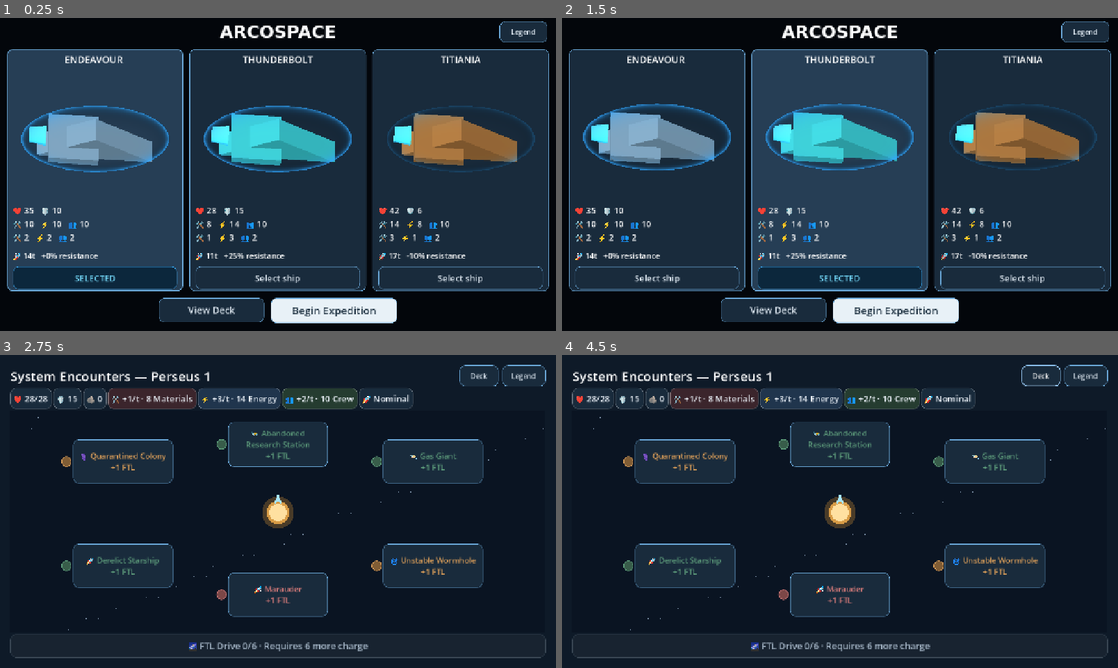
Above: before the commit, frames 1-4 (two rows, left to right).
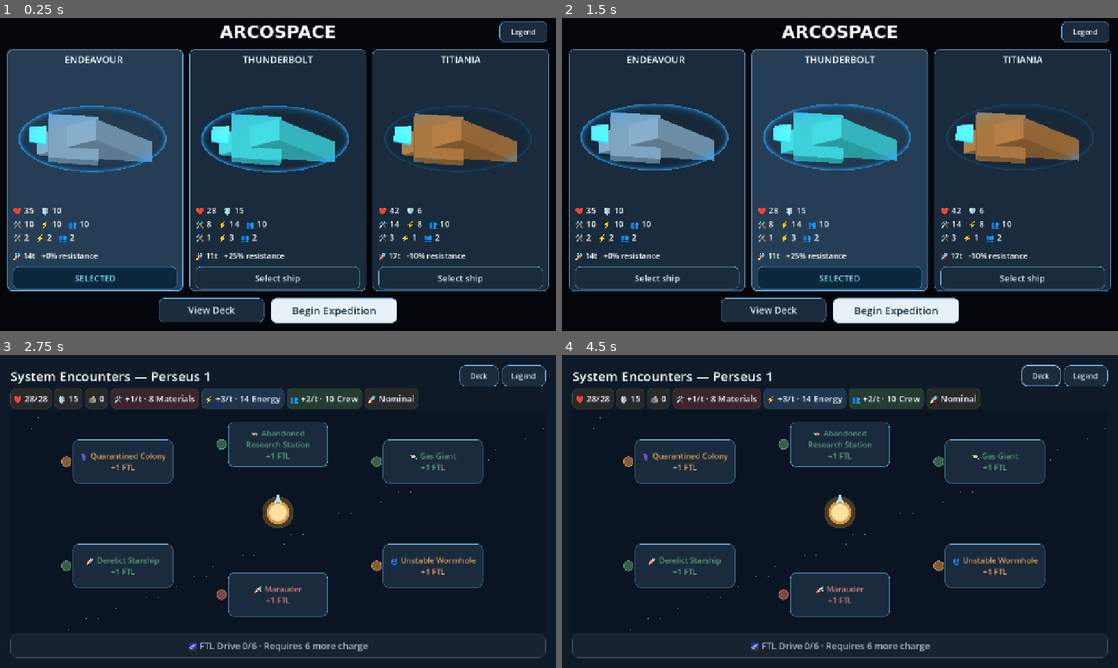
Above: after the commit, the same moments.

Repository: RPGMaster2000/arcospace
Game: Godot game, scene res://scenes/battle_setup.tscn
The game is run twice, just before and just after one commit, with the same random seed, the same clock (stepped at 60 frames per second) and the same inputs.
Inputs:
- Up to frame 1 (0.25 s): no input
- Up to frame 2 (1.5 s): click "SELECTED" at 0.5 s; click "Select ship" at 1.25 s
- Up to frame 3 (2.75 s): click "Begin Expedition" at 2 s
- Up to frame 4 (4.5 s): click "Deck" at 2.75 s; click "Name" at 3.5 s; click "Legend" at 4.25 s

The runs differ from the first frame. In frame 1, 1.2% of the frame differs, in the area x 3-97%, y 28-50%; in frame 2, 1.2%; in frame 3, 1.3%, in the area x 1-76%, y 10-18%; in frame 4, 1.3%.

Commit message:
Changed animation timings and minor resource bar spacings

Diff:
--- a/scenes/battle_setup.tscn
+++ b/scenes/battle_setup.tscn
@@ -1,13 +1,14 @@
-[gd_scene load_steps=4 format=3]
-
-[ext_resource type="Script" path="res://scripts/battle_setup.gd" id="Script"]
+[gd_scene format=3 uid="uid://c17e3yd44pvcy"]
+
+[ext_resource type="Script" uid="uid://fdpmmse6e0lv" path="res://scripts/battle_setup.gd" id="Script"]
+
 [sub_resource type="SystemFont" id="LogoFont"]
 font_names = PackedStringArray("Eurostile", "Microgramma", "Bank Gothic", "DejaVu Sans")
 font_weight = 800
 font_stretch = 150
 
 [sub_resource type="StyleBoxFlat" id="Panel"]
-bg_color = Color(0.035, 0.065, 0.10, 0.96)
+bg_color = Color(0.035, 0.065, 0.1, 0.96)
 border_width_left = 1
 border_width_top = 1
 border_width_right = 1
@@ -15,10 +16,10 @@
 border_color = Color(0.25, 0.43, 0.52, 1)
 corner_radius_top_left = 8
 corner_radius_top_right = 8
+corner_radius_bottom_right = 8
 corner_radius_bottom_left = 8
-corner_radius_bottom_right = 8
-
-[node name="BattleSetup" type="Control"]
+
+[node name="BattleSetup" type="Control" unique_id=659538352]
 layout_mode = 3
 anchors_preset = 15
 anchor_right = 1.0
@@ -27,63 +28,60 @@
 grow_vertical = 2
 script = ExtResource("Script")
 
-[node name="Background" type="ColorRect" parent="."]
+[node name="Background" type="ColorRect" parent="." unique_id=1442137473]
+layout_mode = 1
+anchors_preset = 15
 anchor_right = 1.0
 anchor_bottom = 1.0
+mouse_filter = 2
 color = Color(0.012, 0.025, 0.045, 1)
-mouse_filter = 2
-
-[node name="Logo" type="Label" parent="."]
+
+[node name="Logo" type="Label" parent="." unique_id=1857299661]
+layout_mode = 0
 anchor_left = 0.5
 anchor_right = 0.5
 offset_left = -400.0
+offset_top = 10.0
 offset_right = 400.0
-offset_top = 10.0
 offset_bottom = 65.0
 theme_override_fonts/font = SubResource("LogoFont")
 theme_override_font_sizes/font_size = 42
 text = "ARCOSPACE"
 horizontal_alignment = 1
 
-[node name="Instructions" type="Label" parent="."]
+[node name="Instructions" type="Label" parent="." unique_id=1592742564]
+visible = false
+layout_mode = 0
 anchor_left = 0.5
 anchor_right = 0.5
 offset_left = -600.0
+offset_top = 75.0
 offset_right = 600.0
-offset_top = 75.0
 offset_bottom = 140.0
 theme_override_font_sizes/font_size = 19
 text = "Spend Materials, Energy and Crew to play cards. Production supplies resources each turn.
 Shields absorb damage before Hull. Destroy the enemy or charge FTL to escape and win."
 horizontal_alignment = 1
 
-[node name="Ships" type="HBoxContainer" parent="."]
+[node name="Ships" type="HBoxContainer" parent="." unique_id=740001018]
+layout_mode = 1
+anchors_preset = 5
 anchor_left = 0.5
 anchor_right = 0.5
 offset_left = -610.0
+offset_top = 80.0
 offset_right = 610.0
-offset_top = 155.0
-offset_bottom = 635.0
+offset_bottom = 560.00024
 theme_override_constants/separation = 14
 
-[node name="Start" type="Button" parent="."]
-anchor_left = 0.5
-anchor_right = 0.5
-anchor_top = 1.0
-anchor_bottom = 1.0
-offset_left = -145.0
-offset_right = 145.0
-offset_top = -65.0
-offset_bottom = -15.0
-theme_override_font_sizes/font_size = 24
-text = "Begin Expedition"
-
-[node name="Ship0" type="Panel" parent="Ships"]
+[node name="Ship0" type="Panel" parent="Ships" unique_id=1314023955]
 custom_minimum_size = Vector2(397, 480)
+layout_mode = 2
 size_flags_horizontal = 3
 theme_override_styles/panel = SubResource("Panel")
 
-[node name="Name" type="Label" parent="Ships/Ship0"]
+[node name="Name" type="Label" parent="Ships/Ship0" unique_id=1273291625]
+layout_mode = 0
 offset_left = 12.0
 offset_top = 10.0
 offset_right = 385.0
@@ -92,32 +90,34 @@
 horizontal_alignment = 1
 autowrap_mode = 2
 
-[node name="Preview" type="SubViewportContainer" parent="Ships/Ship0"]
+[node name="Preview" type="SubViewportContainer" parent="Ships/Ship0" unique_id=458138161]
+layout_mode = 0
 offset_left = 14.0
 offset_top = 62.0
 offset_right = 383.0
 offset_bottom = 212.0
+mouse_filter = 2
 stretch = true
-mouse_filter = 2
-
-[node name="Viewport" type="SubViewport" parent="Ships/Ship0/Preview"]
-size = Vector2i(369, 150)
+
+[node name="Viewport" type="SubViewport" parent="Ships/Ship0/Preview" unique_id=693501517]
 own_world_3d = true
 transparent_bg = true
+handle_input_locally = false
+size = Vector2i(369, 150)
 render_target_update_mode = 4
 
-[node name="Camera" type="Camera3D" parent="Ships/Ship0/Preview/Viewport"]
-position = Vector3(0, 2.2, 8)
-rotation_degrees = Vector3(-15, 0, 0)
+[node name="Camera" type="Camera3D" parent="Ships/Ship0/Preview/Viewport" unique_id=503861268]
+transform = Transform3D(1, 0, 0, 0, 0.9659258, 0.25881904, 0, -0.25881904, 0.9659258, 0, 2.2, 8)
 projection = 1
+current = true
 size = 4.5
-current = true
-
-[node name="Light" type="DirectionalLight3D" parent="Ships/Ship0/Preview/Viewport"]
-rotation_degrees = Vector3(-40, -30, 0)
+
+[node name="Light" type="DirectionalLight3D" parent="Ships/Ship0/Preview/Viewport" unique_id=907161422]
+transform = Transform3D(0.8660254, 0.3213938, -0.38302222, 0, 0.76604444, 0.6427876, 0.5, -0.55667037, 0.66341394, 0, 0, 0)
 light_energy = 2.0
 
-[node name="Stats" type="Label" parent="Ships/Ship0"]
+[node name="Stats" type="Label" parent="Ships/Ship0" unique_id=1809020086]
+layout_mode = 0
 offset_left = 18.0
 offset_top = 224.0
 offset_right = 379.0
@@ -125,7 +125,8 @@
 theme_override_font_sizes/font_size = 18
 autowrap_mode = 2
 
-[node name="Summary" type="Label" parent="Ships/Ship0"]
+[node name="Summary" type="Label" parent="Ships/Ship0" unique_id=1822788154]
+layout_mode = 0
 offset_left = 18.0
 offset_top = 346.0
 offset_right = 379.0
@@ -133,7 +134,8 @@
 theme_override_font_sizes/font_size = 17
 autowrap_mode = 2
 
-[node name="Select" type="Button" parent="Ships/Ship0"]
+[node name="Select" type="Button" parent="Ships/Ship0" unique_id=1357504165]
+layout_mode = 0
 offset_left = 65.0
 offset_top = 422.0
 offset_right = 332.0
@@ -141,12 +143,14 @@
 theme_override_font_sizes/font_size = 20
 text = "Select ship"
 
-[node name="Ship1" type="Panel" parent="Ships"]
+[node name="Ship1" type="Panel" parent="Ships" unique_id=1588899749]
 custom_minimum_size = Vector2(397, 480)
+layout_mode = 2
 size_flags_horizontal = 3
 theme_override_styles/panel = SubResource("Panel")
 
-[node name="Name" type="Label" parent="Ships/Ship1"]
+[node name="Name" type="Label" parent="Ships/Ship1" unique_id=491245831]
+layout_mode = 0
 offset_left = 12.0
 offset_top = 10.0
 offset_right = 385.0
@@ -155,32 +159,34 @@
 horizontal_alignment = 1
 autowrap_mode = 2
 
-[node name="Preview" type="SubViewportContainer" parent="Ships/Ship1"]
+[node name="Preview" type="SubViewportContainer" parent="Ships/Ship1" unique_id=747136696]
+layout_mode = 0
 offset_left = 14.0
 offset_top = 62.0
 offset_right = 383.0
 offset_bottom = 212.0
+mouse_filter = 2
 stretch = true
-mouse_filter = 2
-
-[node name="Viewport" type="SubViewport" parent="Ships/Ship1/Preview"]
-size = Vector2i(369, 150)
+
+[node name="Viewport" type="SubViewport" parent="Ships/Ship1/Preview" unique_id=862956452]
 own_world_3d = true
 transparent_bg = true
+handle_input_locally = false
+size = Vector2i(369, 150)
 render_target_update_mode = 4
 
-[node name="Camera" type="Camera3D" parent="Ships/Ship1/Preview/Viewport"]
-position = Vector3(0, 2.2, 8)
-rotation_degrees = Vector3(-15, 0, 0)
+[node name="Camera" type="Camera3D" parent="Ships/Ship1/Preview/Viewport" unique_id=499537824]
+transform = Transform3D(1, 0, 0, 0, 0.9659258, 0.25881904, 0, -0.25881904, 0.9659258, 0, 2.2, 8)
 projection = 1
+current = true
 size = 4.5
-current = true
-
-[node name="Light" type="DirectionalLight3D" parent="Ships/Ship1/Preview/Viewport"]
-rotation_degrees = Vector3(-40, -30, 0)
+
+[node name="Light" type="DirectionalLight3D" parent="Ships/Ship1/Preview/Viewport" unique_id=1216846048]
+transform = Transform3D(0.8660254, 0.3213938, -0.38302222, 0, 0.76604444, 0.6427876, 0.5, -0.55667037, 0.66341394, 0, 0, 0)
 light_energy = 2.0
 
-[node name="Stats" type="Label" parent="Ships/Ship1"]
+[node name="Stats" type="Label" parent="Ships/Ship1" unique_id=1792113704]
+layout_mode = 0
 offset_left = 18.0
 offset_top = 224.0
 offset_right = 379.0
@@ -188,7 +194,8 @@
 theme_override_font_sizes/font_size = 18
 autowrap_mode = 2
 
-[node name="Summary" type="Label" parent="Ships/Ship1"]
+[node name="Summary" type="Label" parent="Ships/Ship1" unique_id=1352877537]
+layout_mode = 0
 offset_left = 18.0
 offset_top = 346.0
 offset_right = 379.0
@@ -196,7 +203,8 @@
 theme_override_font_sizes/font_size = 17
 autowrap_mode = 2
 
-[node name="Select" type="Button" parent="Ships/Ship1"]
+[node name="Select" type="Button" parent="Ships/Ship1" unique_id=347737295]
+layout_mode = 0
 offset_left = 65.0
 offset_top = 422.0
 offset_right = 332.0
@@ -204,12 +212,14 @@
 theme_override_font_sizes/font_size = 20
 text = "Select ship"
 
-[node name="Ship2" type="Panel" parent="Ships"]
+[node name="Ship2" type="Panel" parent="Ships" unique_id=989311789]
 custom_minimum_size = Vector2(397, 480)
+layout_mode = 2
 size_flags_horizontal = 3
 theme_override_styles/panel = SubResource("Panel")
 
-[node name="Name" type="Label" parent="Ships/Ship2"]
+[node name="Name" type="Label" parent="Ships/Ship2" unique_id=1913031833]
+layout_mode = 0
 offset_left = 12.0
 offset_top = 10.0
 offset_right = 385.0
@@ -218,32 +228,34 @@
 horizontal_alignment = 1
 autowrap_mode = 2
 
-[node name="Preview" type="SubViewportContainer" parent="Ships/Ship2"]
+[node name="Preview" type="SubViewportContainer" parent="Ships/Ship2" unique_id=884957719]
+layout_mode = 0
 offset_left = 14.0
 offset_top = 62.0
 offset_right = 383.0
 offset_bottom = 212.0
+mouse_filter = 2
 stretch = true
-mouse_filter = 2
-
-[node name="Viewport" type="SubViewport" parent="Ships/Ship2/Preview"]
-size = Vector2i(369, 150)
+
+[node name="Viewport" type="SubViewport" parent="Ships/Ship2/Preview" unique_id=795113452]
 own_world_3d = true
 transparent_bg = true
+handle_input_locally = false
+size = Vector2i(369, 150)
 render_target_update_mode = 4
 
-[node name="Camera" type="Camera3D" parent="Ships/Ship2/Preview/Viewport"]
-position = Vector3(0, 2.2, 8)
-rotation_degrees = Vector3(-15, 0, 0)
+[node name="Camera" type="Camera3D" parent="Ships/Ship2/Preview/Viewport" unique_id=789700501]
+transform = Transform3D(1, 0, 0, 0, 0.9659258, 0.25881904, 0, -0.25881904, 0.9659258, 0, 2.2, 8)
 projection = 1
+current = true
 size = 4.5
-current = true
-
-[node name="Light" type="DirectionalLight3D" parent="Ships/Ship2/Preview/Viewport"]
-rotation_degrees = Vector3(-40, -30, 0)
+
+[node name="Light" type="DirectionalLight3D" parent="Ships/Ship2/Preview/Viewport" unique_id=1878185614]
+transform = Transform3D(0.8660254, 0.3213938, -0.38302222, 0, 0.76604444, 0.6427876, 0.5, -0.55667037, 0.66341394, 0, 0, 0)
 light_energy = 2.0
 
-[node name="Stats" type="Label" parent="Ships/Ship2"]
+[node name="Stats" type="Label" parent="Ships/Ship2" unique_id=878391189]
+layout_mode = 0
 offset_left = 18.0
 offset_top = 224.0
 offset_right = 379.0
@@ -251,7 +263,8 @@
 theme_override_font_sizes/font_size = 18
 autowrap_mode = 2
 
-[node name="Summary" type="Label" parent="Ships/Ship2"]
+[node name="Summary" type="Label" parent="Ships/Ship2" unique_id=1556558033]
+layout_mode = 0
 offset_left = 18.0
 offset_top = 346.0
 offset_right = 379.0
@@ -259,10 +272,24 @@
 theme_override_font_sizes/font_size = 17
 autowrap_mode = 2
 
-[node name="Select" type="Button" parent="Ships/Ship2"]
+[node name="Select" type="Button" parent="Ships/Ship2" unique_id=1751666089]
+layout_mode = 0
 offset_left = 65.0
 offset_top = 422.0
 offset_right = 332.0
 offset_bottom = 466.0
 theme_override_font_sizes/font_size = 20
 text = "Select ship"
+
+[node name="Start" type="Button" parent="." unique_id=1370088173]
+layout_mode = 0
+anchor_left = 0.5
+anchor_top = 1.0
+anchor_right = 0.5
+anchor_bottom = 1.0
+offset_left = -145.0
+offset_top = -65.0
+offset_right = 145.0
+offset_bottom = -15.0
+theme_override_font_sizes/font_size = 24
+text = "Begin Expedition"
--- a/scenes/battlefield_3d.tscn
+++ b/scenes/battlefield_3d.tscn
@@ -47,7 +47,7 @@
 size = 12.8
 
 [node name="Sun" type="DirectionalLight3D" parent="." unique_id=2115728314]
-transform = Transform3D(0.8207813, 0.56658334, -0.07281119, -0.39885932, 0.6596662, 0.6369862, 0.40893686, -0.49378502, 0.76742923, 0, 0, 0)
+transform = Transform3D(0.7056614, 0.7031474, -0.087325744, -0.7084838, 0.70189285, -0.07346828, 0.009634316, 0.11371256, 0.993467, 0, 0, 0)
 light_color = Color(1, 0.9, 0.75, 1)
 light_energy = 1.738
 
--- a/scenes/ship_3d.tscn
+++ b/scenes/ship_3d.tscn
@@ -1,50 +1,67 @@
-[gd_scene load_steps=10 format=3]
+[gd_scene format=3 uid="uid://nt8kerrhtnf2"]
 
-[ext_resource type="Script" path="res://scripts/ship_3d.gd" id="1"]
-[ext_resource type="Shader" path="res://shaders/shield_3d.gdshader" id="ShieldShader"]
+[ext_resource type="Script" uid="uid://dpd6rjutl650x" path="res://scripts/ship_3d.gd" id="1"]
+[ext_resource type="Shader" uid="uid://c62ckt8wd4uit" path="res://shaders/shield_3d.gdshader" id="ShieldShader"]
+
 [sub_resource type="StandardMaterial3D" id="HullMaterial"]
 albedo_color = Color(0.52, 0.67, 0.73, 1)
 metallic = 0.45
 roughness = 0.4
+
+[sub_resource type="PrismMesh" id="HullMesh"]
+size = Vector3(3.5, 0.7, 1.1)
+
+[sub_resource type="BoxMesh" id="WingMesh"]
+size = Vector3(1.5, 0.18, 2.3)
+
 [sub_resource type="StandardMaterial3D" id="EngineMaterial"]
 albedo_color = Color(0.2, 0.8, 1, 1)
 emission_enabled = true
 emission = Color(0.2, 0.8, 1, 1)
-[sub_resource type="ShaderMaterial" id="ShieldMaterial"]
-shader = ExtResource("ShieldShader")
-[sub_resource type="PrismMesh" id="HullMesh"]
-size = Vector3(3.5, 0.7, 1.1)
-[sub_resource type="BoxMesh" id="WingMesh"]
-size = Vector3(1.5, 0.18, 2.3)
+
 [sub_resource type="CylinderMesh" id="EngineMesh"]
 top_radius = 0.22
 bottom_radius = 0.3
 height = 0.5
 radial_segments = 12
+
+[sub_resource type="ShaderMaterial" id="ShieldMaterial"]
+render_priority = 0
+shader = ExtResource("ShieldShader")
+shader_parameter/tint = Color(0.2, 0.65, 1, 1)
+shader_parameter/strength = 1.0
+shader_parameter/formation = 1.0
+shader_parameter/hit = 0.0
+shader_parameter/keep_shell = false
+
 [sub_resource type="SphereMesh" id="ShieldMesh"]
 radius = 1.0
 height = 2.0
 radial_segments = 32
 rings = 16
 
-[node name="Ship" type="Node3D"]
+[node name="Ship" type="Node3D" unique_id=906742290]
 script = ExtResource("1")
-[node name="Body" type="Node3D" parent="."]
-rotation = Vector3(0.35, 0, -0.08)
-[node name="Hull" type="MeshInstance3D" parent="Body"]
+
+[node name="Body" type="Node3D" parent="." unique_id=1987582970]
+transform = Transform3D(0.99680173, 0.07991469, 0, -0.07506968, 0.93636835, -0.3428978, -0.02740257, 0.34180114, 0.9393727, 0, 0, 0)
+
+[node name="Hull" type="MeshInstance3D" parent="Body" unique_id=148778120]
+material_override = SubResource("HullMaterial")
 mesh = SubResource("HullMesh")
+
+[node name="Wings" type="MeshInstance3D" parent="Body" unique_id=971198994]
+transform = Transform3D(1, 0, 0, 0, 1, 0, 0, 0, 1, -0.65, -0.08, 0)
 material_override = SubResource("HullMaterial")
-[node name="Wings" type="MeshInstance3D" parent="Body"]
-position = Vector3(-0.65, -0.08, 0)
 mesh = SubResource("WingMesh")
-material_override = SubResource("HullMaterial")
-[node name="Engine" type="MeshInstance3D" parent="Body"]
-position = Vector3(-1.75, 0, 0)
-rotation = Vector3(0, 0, 1.5707963)
+
+[node name="Engine" type="MeshInstance3D" parent="Body" unique_id=2070001763]
+transform = Transform3D(7.54979e-08, -1, 0, 1, 7.54979e-08, 0, 0, 0, 1, -1.75, 0, 0)
+material_override = SubResource("EngineMaterial")
 mesh = SubResource("EngineMesh")
-material_override = SubResource("EngineMaterial")
-[node name="Shield" type="MeshInstance3D" parent="."]
-scale = Vector3(2.25, 0.95, 1.6)
-mesh = SubResource("ShieldMesh")
+
+[node name="Shield" type="MeshInstance3D" parent="." unique_id=2020425715]
+transform = Transform3D(2.25, 0, 0, 0, 0.95, 0, 0, 0, 1.6, -0.08371925, 0, 0)
 material_override = SubResource("ShieldMaterial")
 cast_shadow = 0
+mesh = SubResource("ShieldMesh")
--- a/scripts/battle_effects.gd
+++ b/scripts/battle_effects.gd
@@ -14,13 +14,13 @@
 @export var player_ship_path: NodePath = NodePath("PlayerShip")
 @export var enemy_ship_path: NodePath = NodePath("EnemyShip")
 ## TUNE: Seconds between each integer when resources count up; smaller = faster.
-@export_range(0.02, 0.15, 0.005) var count_step_seconds: float = 0.035
+@export_range(0.02, 0.15, 0.005) var count_step_seconds: float = 0.065
 ## TUNE: Seconds for ship hit/recoil feedback.
-@export_range(0.1, 2.0, 0.05) var hit_seconds: float = 0.3
+@export_range(0.1, 2.0, 0.05) var hit_seconds: float = 0.6
 ## TUNE: Seconds for the production icon pulse.
-@export_range(0.1, 2.0, 0.05) var production_seconds: float = 0.28
+@export_range(0.1, 2.0, 0.05) var production_seconds: float = 0.48
 ## TUNE: Seconds for the hull repair sweep.
-@export_range(0.2, 3.0, 0.05) var repair_seconds: float = 1.0
+@export_range(0.2, 3.0, 0.05) var repair_seconds: float = 0.75
 ## TUNE: Seconds for shield activation/upgrade; 3D hit ripples are capped at 0.28 seconds.
 @export_range(0.2, 3.0, 0.05) var shield_seconds: float = 0.55
 ## TUNE: 2D ship shake distance in pixels; this does not change 3D recoil.
--- a/scripts/card_motion_settings.gd
+++ b/scripts/card_motion_settings.gd
@@ -7,9 +7,9 @@
 ## TUNE: Set false to skip card animations.
 @export var enabled: bool = true
 ## TUNE: Seconds for a played card to reach the center; smaller = faster.
-@export_range(0.01, 3.0, 0.01) var travel_seconds: float = 0.32
+@export_range(0.01, 3.0, 0.01) var travel_seconds: float = 0.28
 ## TUNE: Seconds the played card stays in the center for reading.
-@export_range(0.01, 3.0, 0.01) var hold_seconds: float = 0.7
+@export_range(0.01, 3.0, 0.01) var hold_seconds: float = 0.6
 ## TUNE: Seconds for the played card to leave and fade.
 @export_range(0.01, 3.0, 0.01) var exit_seconds: float = 0.44
 ## TUNE: Seconds for the discard scanner to dissolve the card.
@@ -17,4 +17,4 @@
 ## TUNE: Seconds for a replacement card to appear.
 @export_range(0.01, 3.0, 0.01) var refill_seconds: float = 0.18
 ## TUNE: Size of the presented card; 1.0 = original, 1.2 = 20% larger.
-@export_range(0.5, 1.5, 0.05) var stage_scale: float = 1.0
+@export_range(0.5, 1.5, 0.05) var stage_scale: float = 1.1
--- a/scripts/ui/resource_bar.gd
+++ b/scripts/ui/resource_bar.gd
@@ -11,7 +11,7 @@
 var markup = RegEx.create_from_string("\\[.*?\\]")
 
 func _ready() -> void:
-	add_theme_constant_override("h_separation", 4)
+	add_theme_constant_override("h_separation", 6)
 	add_theme_constant_override("v_separation", 2)
 	overlay = preload("res://scripts/ui/info_overlay.gd").new()
 	add_child(overlay)
@@ -25,13 +25,13 @@
 		Presentation.action(button)
 		for style in ["normal", "hover", "pressed", "disabled"]:
 			var box: StyleBoxFlat = button.get_theme_stylebox(style).duplicate()
-			box.bg_color = FAMILY_COLORS.get(key, Color("192b3c"))
-			box.border_color = box.bg_color.lightened(.32)
+			box.bg_color = FAMILY_COLORS.get(key, Color("282a29ff"))
+			box.border_color = box.bg_color.lightened(.12)
 			if style == "hover": box.bg_color = box.bg_color.lightened(.08)
 			box.content_margin_left = 8
 			box.content_margin_right = 8
-			box.content_margin_top = 2
-			box.content_margin_bottom = 2
+			box.content_margin_top = 1
+			box.content_margin_bottom = 1
 			button.add_theme_stylebox_override(style, box)
 		# Button text retains sizing/accessibility; child labels color each adjustment.
 		for color in ["font_color", "font_hover_color", "font_pressed_color", "font_focus_color", "font_disabled_color"]:
